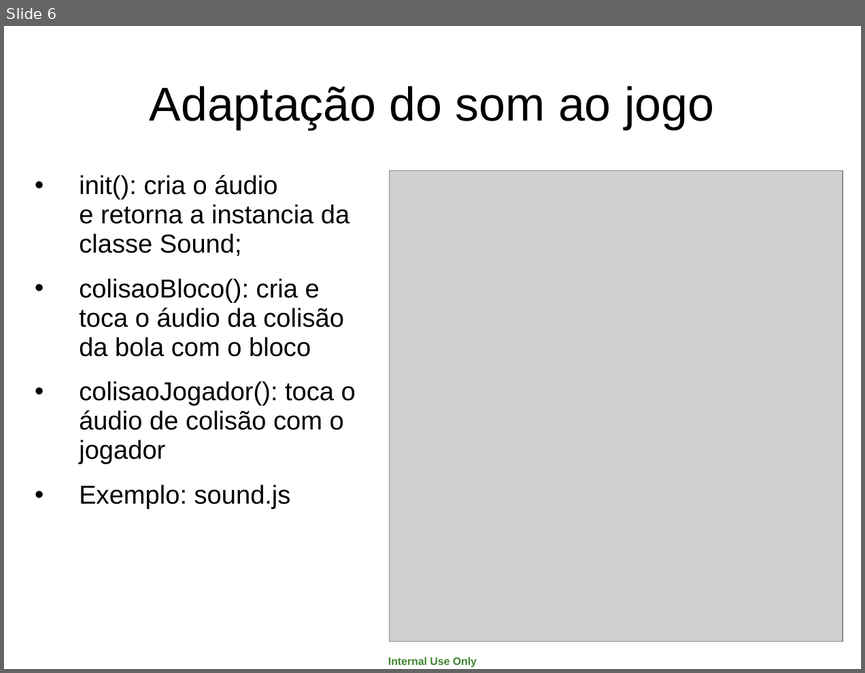
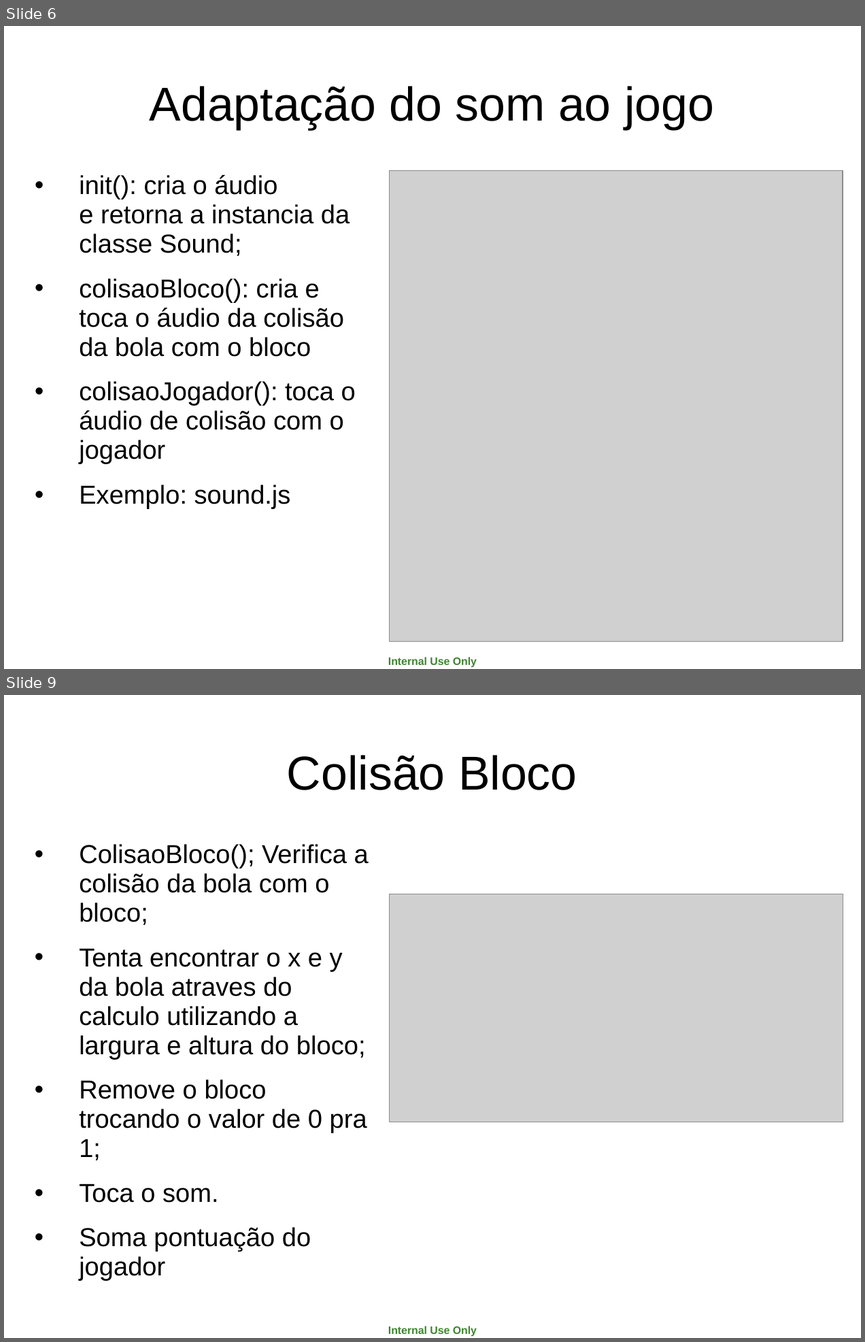
Before and after one commit to jucimarjr/posueagames, a slide deck: brunorichele/breakout/apres/breakout.ppt. Shown one above the other, each under a label of ours: slide 6 before the commit, slides 6 and 9 after it; the slides between them are not shown. The pictures are 865x673 and 865x1342 pixels, drawn with LibreOffice and Linux fonts; fonts in the diff are those of the drawing; grey boxes stand for pictures. Boxes give left, top, right and bottom in pixels: in the first picture for what was removed or moved away, otherwise in the second. Text is boxed around its words. In the diff, an @@ line names an element or a change of style, - is before the commit and + after.

Commit message:
ppt adicionando informacoes colisao chao, jogador e bloco

```diff
--- a/brunorichele/breakout/apres/breakout.ppt
+++ b/brunorichele/breakout/apres/breakout.ppt
@@ slide 9 added at <box>4,695,861,1338</box>, background #FFFFFF; not listed: 1 template element that a slide beside it also shows @@
@@ title added at <box>287,755,577,790</box>, 44 pt, text #000000 @@
+Colisão Bloco
@@ text added at <box>79,844,368,1280</box>, 24 pt, text #000000 @@
+• ColisaoBloco(); Verifica a colisão da bola com o bloco;
+• Tenta encontrar o x e y da bola atraves do calculo utilizando a largura e altura do bloco;
+• Remove o bloco trocando o valor de 0 pra 1;
+• Toca o som.
+• Soma pontuação do jogador
@@ picture added at <box>390,894,843,1122</box> @@
```
Also in this commit, not shown: 1 slide changed, 1 other slide added.
